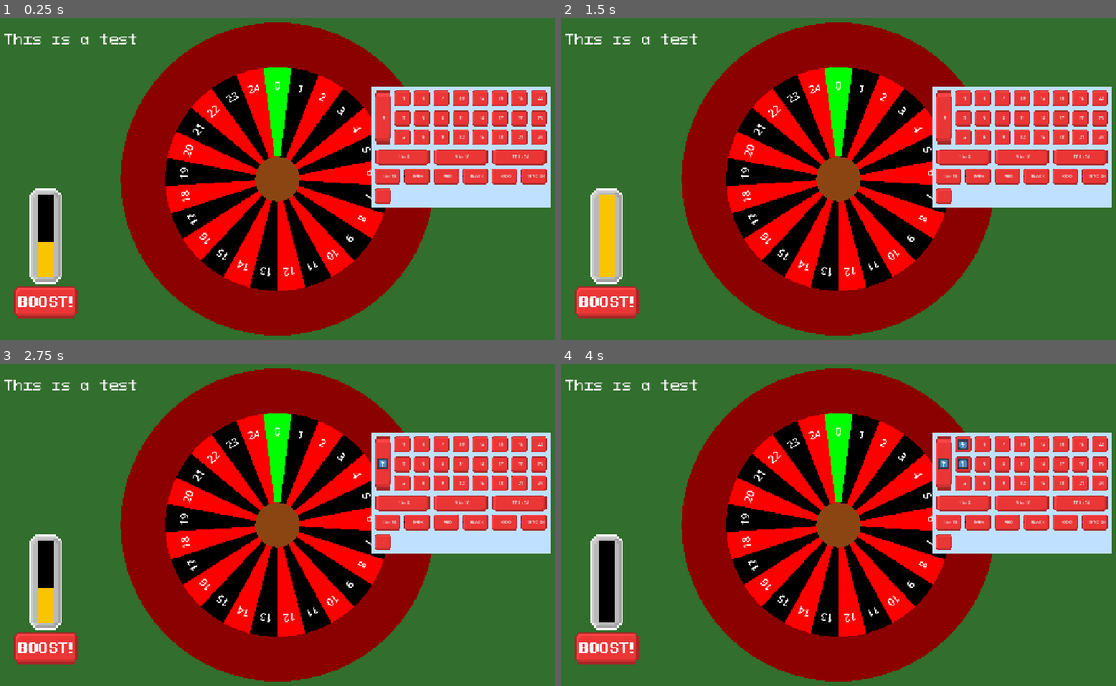
Above: before the commit, frames 1-4 (two rows, left to right).
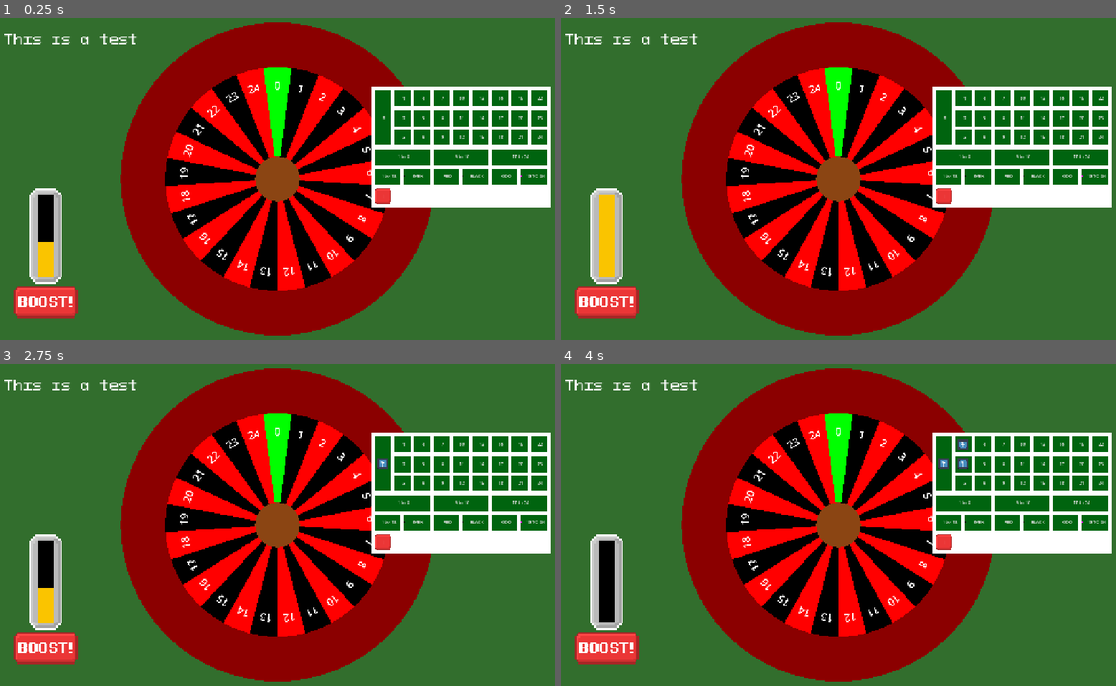
Above: after the commit, the same moments.

Repository: DuneRanger/Very-Serious-GameJam-2026
Game: Godot game, scene res://scenes/game/game_scene/game_scene.tscn
The game is run twice, just before and just after one commit, with the same random seed, the same clock (stepped at 60 frames per second) and the same inputs. The engine's default icon, where the game draws it, is replaced by a stand-in: a white triangle on a blue panel in a dark square.
Inputs:
- Up to frame 1 (0.25 s): no input
- Up to frame 2 (1.5 s): click "+" at 0.5 s; click "-" at 1.25 s
- Up to frame 3 (2.75 s): click "0" at 2 s
- Up to frame 4 (4 s): click "1" at 2.75 s; click "2" at 3.5 s

The runs differ from the first frame. In frame 1, 12% of the frame differs, in the area x 66-100%, y 21-59%; in frame 2, 12%; in frame 3, 12%; in frame 4, 12%.

Commit message:
temporary ui changes to betting system

Diff:
--- a/scenes/game/game_scene/betting_system/bet_button.tscn
+++ b/scenes/game/game_scene/betting_system/bet_button.tscn
@@ -1,16 +1,15 @@
 [gd_scene format=3 uid="uid://c7y4bfu1vt5we"]
 
-[ext_resource type="Texture2D" uid="uid://cvc70jnauhlmx" path="res://assets/textures/UI/Button.png" id="1_8aveq"]
 [ext_resource type="Script" uid="uid://b2d37epksykgv" path="res://scenes/game/game_scene/betting_system/bet_button.gd" id="1_fcqf7"]
 
-[sub_resource type="StyleBoxTexture" id="StyleBoxTexture_qfsh5"]
-texture = ExtResource("1_8aveq")
+[sub_resource type="StyleBoxFlat" id="StyleBoxFlat_1luq2"]
+bg_color = Color(0, 0.39215687, 0.05882353, 1)
 
-[sub_resource type="StyleBoxTexture" id="StyleBoxTexture_8aveq"]
-texture = ExtResource("1_8aveq")
+[sub_resource type="StyleBoxFlat" id="StyleBoxFlat_8aveq"]
+bg_color = Color(0, 0.39215687, 0.05882353, 1)
 
-[sub_resource type="StyleBoxTexture" id="StyleBoxTexture_by6ed"]
-texture = ExtResource("1_8aveq")
+[sub_resource type="StyleBoxFlat" id="StyleBoxFlat_by6ed"]
+bg_color = Color(0, 0.39215687, 0.05882353, 1)
 
 [sub_resource type="PlaceholderTexture2D" id="PlaceholderTexture2D_1luq2"]
 
@@ -20,9 +19,10 @@
 offset_right = 60.0
 offset_bottom = 60.0
 theme_override_font_sizes/font_size = 10
-theme_override_styles/normal = SubResource("StyleBoxTexture_qfsh5")
-theme_override_styles/pressed = SubResource("StyleBoxTexture_8aveq")
-theme_override_styles/hover = SubResource("StyleBoxTexture_by6ed")
+theme_override_styles/normal = SubResource("StyleBoxFlat_1luq2")
+theme_override_styles/pressed = SubResource("StyleBoxFlat_8aveq")
+theme_override_styles/hover = SubResource("StyleBoxFlat_by6ed")
+button_mask = 3
 icon = SubResource("PlaceholderTexture2D_1luq2")
 clip_text = true
 script = ExtResource("1_fcqf7")
--- a/scenes/game/game_scene/betting_system/betting_system.tscn
+++ b/scenes/game/game_scene/betting_system/betting_system.tscn
@@ -23,7 +23,7 @@
 padding = 8.0
 
 [node name="Background" type="ColorRect" parent="." unique_id=286948862]
-color = Color(0.75110257, 0.87685895, 1.0102729, 1)
+color = Color(1.01, 1.01, 1.01, 1)
 
 [node name="IncrementToggle" type="Button" parent="." unique_id=610838021]
 offset_right = 8.0
@@ -33,5 +33,4 @@
 theme_override_styles/hover = SubResource("StyleBoxTexture_p2qa8")
 script = ExtResource("4_qcixp")
 
-[connection signal="button_down" from="IncrementToggle" to="." method="_on_increment_toggle_button_down"]
 [connection signal="button_down" from="IncrementToggle" to="IncrementToggle" method="_on_button_down"]
